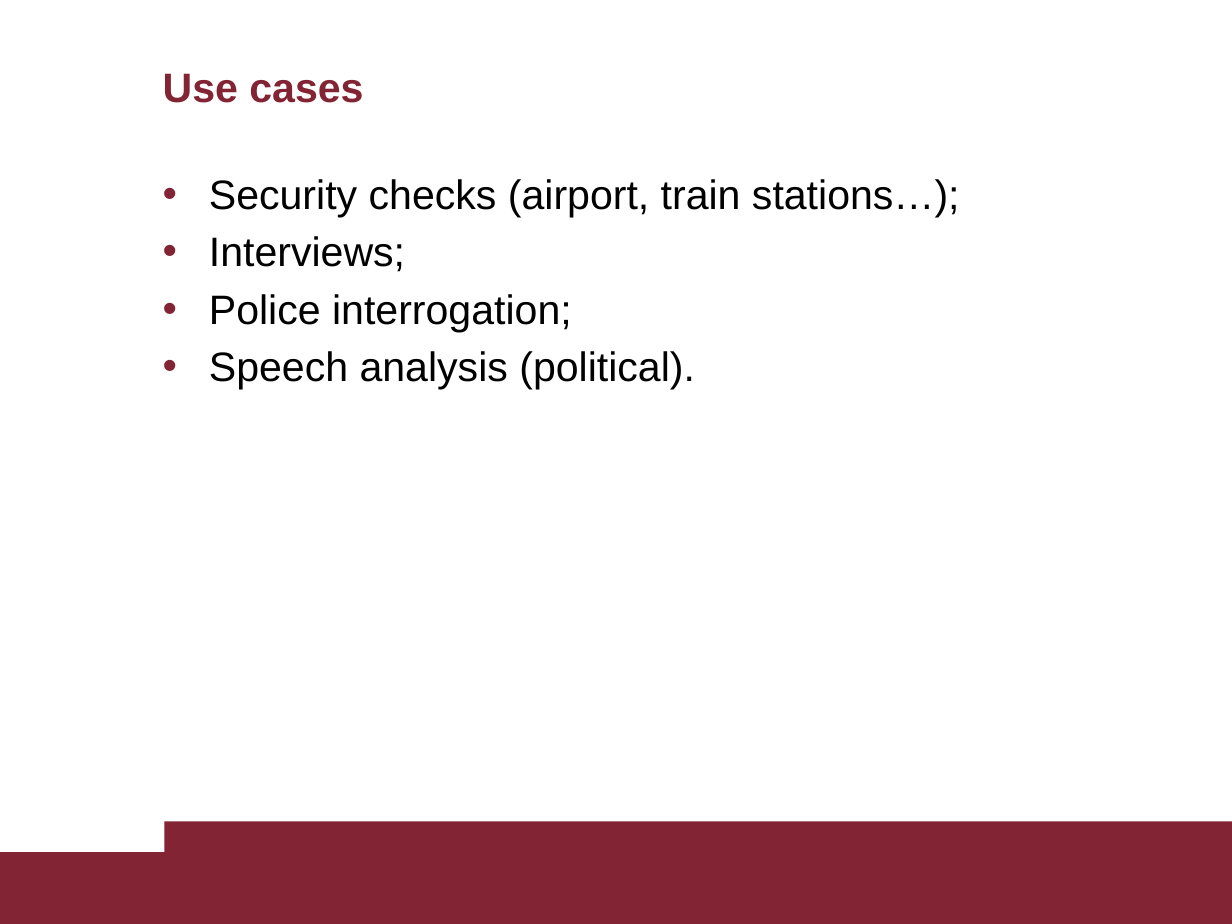
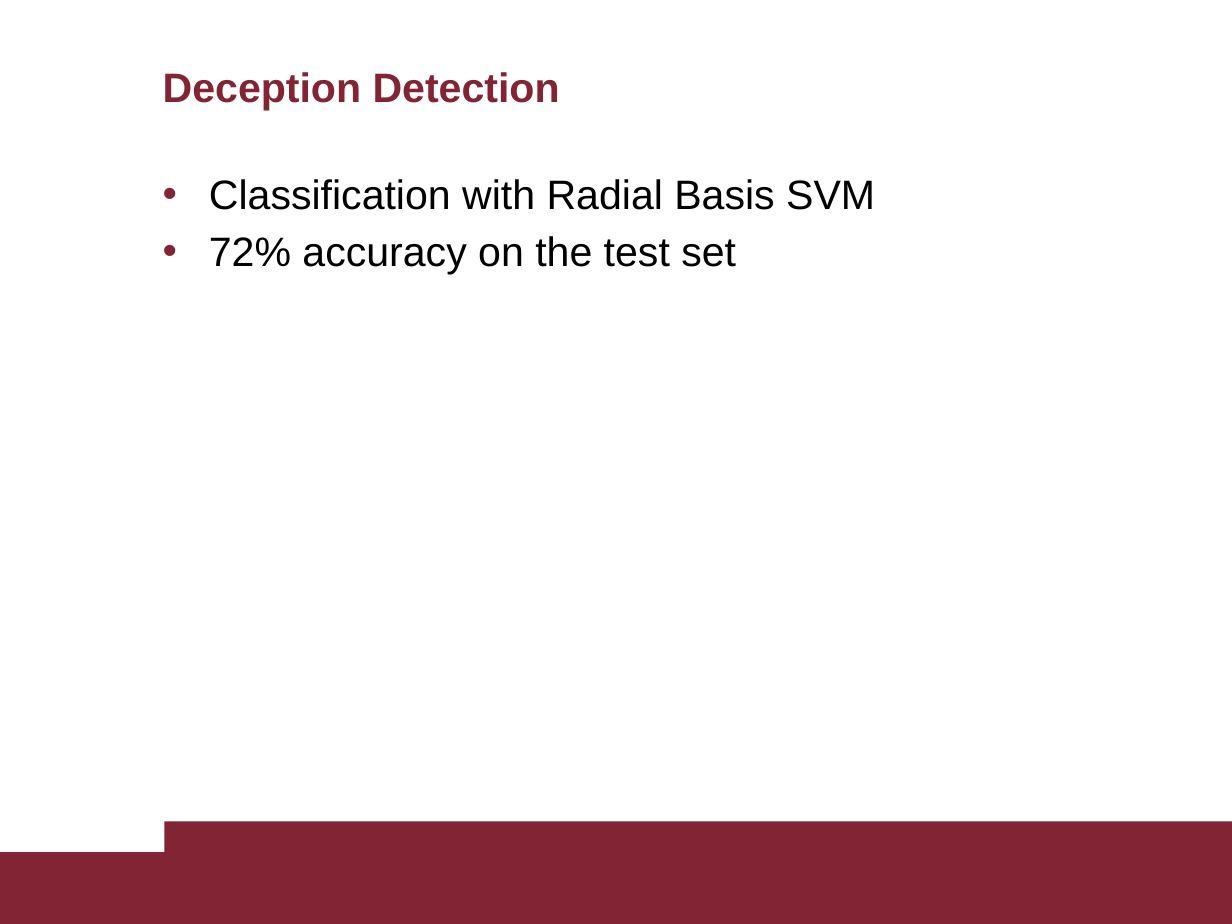
Before and after one commit to AscaL/thesis, a slide deck: slide 22 of Tesi Emanuele Orfanelli 1383726.pptx (slide 21 before the commit). Drawn at 1232x924 pixels with LibreOffice and Linux fonts; fonts in the diff are those of the drawing. Boxes give left, top, right and bottom in pixels: in the first picture for what was removed or moved away, otherwise in the second. Text is boxed around its words. In the diff, an @@ line names an element or a change of style, - is before the commit and + after.

```diff
--- a/Tesi Emanuele Orfanelli 1383726.pptx
+++ b/Tesi Emanuele Orfanelli 1383726.pptx
@@ title at box(163, 72, 560, 110): text changed @@
-Use cases
+Deception Detection
@@ text at box(209, 179, 875, 275): text changed @@
-• Security checks (airport, train stations…);
-• Interviews;
-• Police interrogation;
-• Speech analysis (political).
+• Classification with Radial Basis SVM
+• 72% accuracy on the test set
```
Also in this commit, not shown: 35 other slides changed, 1 slide added.
